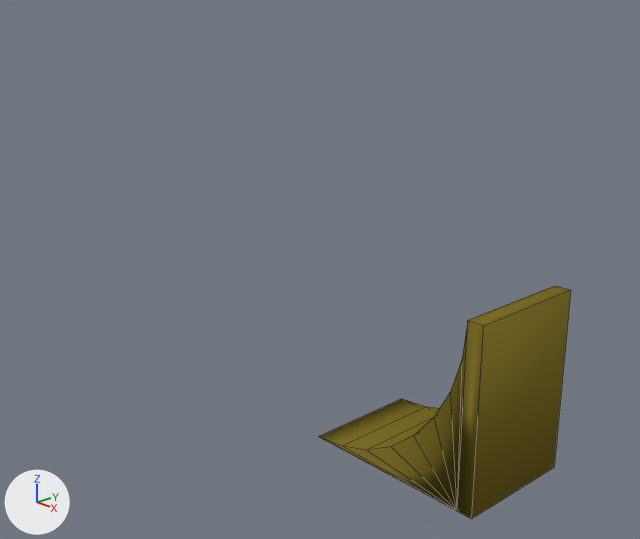
One commit to the Blender file Blend Files/Blend/ramps.blend: the scene before it, then after it.
One viewpoint serves both versions: a 50 mm lens placed at (2.64, -3.38, 2.67), pointed at (-2.18, 1.07, 0.49). The axes (+X, +Y, +Z) are drawn at lower left. The lights are the same throughout. Mesh edges are drawn as thin lines.

Objects in the first picture: 'rampie'.
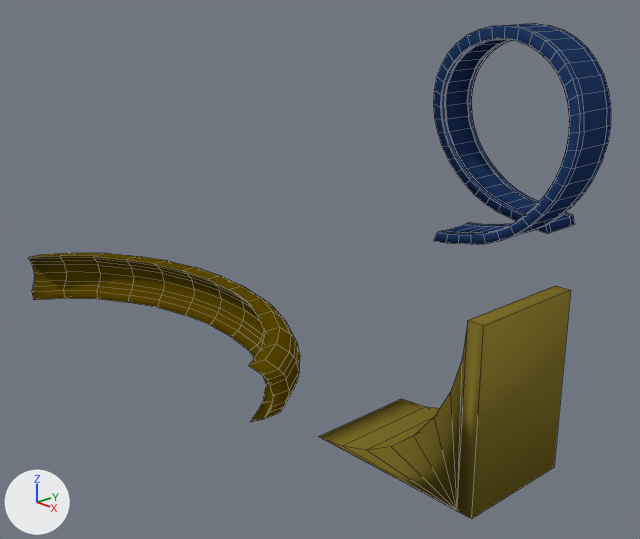
The newer file is also turned or shifted as a whole; pictures and numbers use the older file's frame.

Location of each change, [x1, y1, x2, y2] in pixels of the pictures (640 x 539 px):
'full circle', added (blue): after [433, 24, 611, 244]
    faces in mat_fulllcircle (dark blue #20365f): [433, 24, 611, 244]
    faces in mat_rails (blue #455b85): [438, 40, 572, 234]
'half circle', added (brown): after [28, 253, 300, 422]

Patch to the scene script:
```diff
--- a/Blend Files/Blend/ramps.blend.py
+++ b/Blend Files/Blend/ramps.blend.py
@@ mat_rails @@
+mat_rails = diffuse_material('rails')
+mat_rails.base_color = (0.0596, 0.106, 0.233)  # blue #455c85
@@ mat_fulllcircle @@
+mat_fulllcircle = diffuse_material('fulllcircle')
+mat_fulllcircle.base_color = (0.0144, 0.0369, 0.115)  # dark blue #20365f
@@ mat_half_circle @@
+mat_half_circle = diffuse_material('half circle')
+mat_half_circle.base_color = (0.102, 0.0663, 0.0)  # brown #5a4900
@@ me_circle_001 @@
+me_circle_001.from_pydata(...)  # 540 vertices, 538 faces; spans x -1.0..1.0, y -0.77..0.77, z -0.92..1.08
+me_circle_001.polygons.foreach_set('use_smooth', [True] * 538)
+# faces by material slot: [450, 88]
+me_circle_001.materials.append(mat_fulllcircle)  # dark blue #20365f
+me_circle_001.materials.append(mat_rails)  # blue #455c85
@@ me_sphere @@
+me_sphere.from_pydata(...)  # 234 vertices, 232 faces; spans x -1.48..1.48, y -0.59..0.34, z -0.18..0.18
+me_sphere.polygons.foreach_set('use_smooth', [True] * 232)
+me_sphere.materials.append(mat_half_circle)  # brown #5a4900
@@ ob_full_circle @@
+ob_full_circle = bpy.data.objects.new('full circle', me_circle_001)
+ob_full_circle.location = (-2.332, 3.726, 1.154)
@@ ob_half_circle @@
+ob_half_circle = bpy.data.objects.new('half circle', me_sphere)
+ob_half_circle.location = (-2.332, 0.0, 0.417)
```
